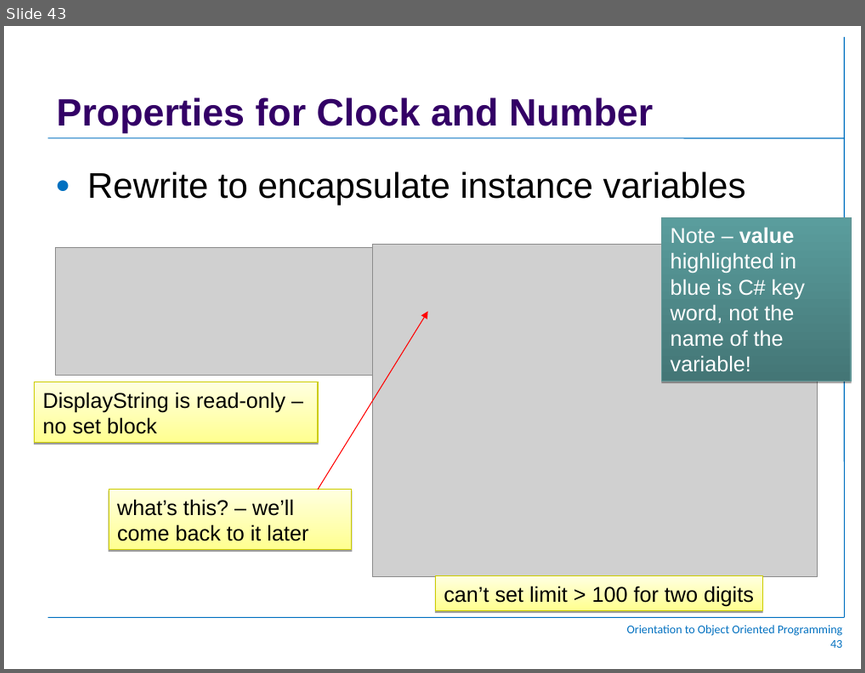
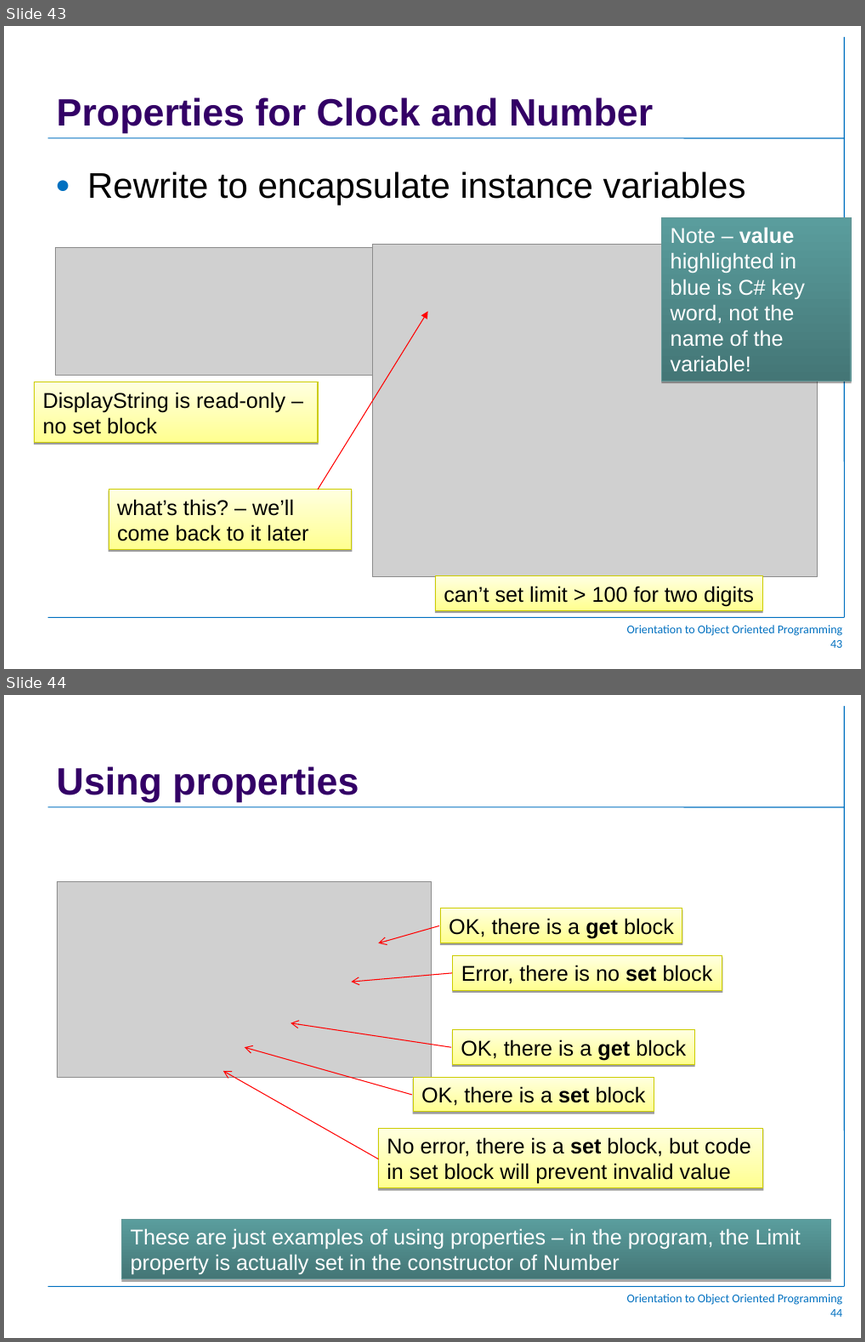
Before and after one commit to jhpaterson/LahtiOOP, a slide deck: OOP_lahti.ppt. Shown one above the other, each under a label of ours: slide 43 before the commit, slides 43 and 44 after it. The pictures are 865x673 and 865x1342 pixels, drawn with LibreOffice and Linux fonts; fonts in the diff are those of the drawing; grey boxes stand for pictures; background and template pictures are left out. Boxes give left, top, right and bottom in pixels: in the first picture for what was removed or moved away, otherwise in the second. Text is boxed around its words. In the diff, an @@ line names an element or a change of style, - is before the commit and + after.

```diff
--- a/OOP_lahti.ppt
+++ b/OOP_lahti.ppt
@@ slide 44 added at bbox=[4, 695, 861, 1338], background #FFFFFF; not listed: 3 template elements that a slide beside it also shows @@
@@ title added at bbox=[57, 766, 358, 802], 32 pt, text #330066, bold @@
+Using properties
@@ picture added at bbox=[57, 882, 431, 1077] @@
@@ rectangle added at bbox=[440, 908, 681, 942], fill gradient #FFFF90 to #FFFFE0, outline #CCCC00 0.74 pt, 18 pt, text #000000 @@
+OK, there is a get block
@@ arrow added from (439, 925) to (378, 942), #FF0000 0.74 pt @@
@@ arrow added from (452, 973) to (351, 981), #FF0000 0.74 pt @@
@@ rectangle added at bbox=[453, 955, 722, 990], fill gradient #FFFF90 to #FFFFE0, outline #CCCC00 0.74 pt, 18 pt, text #000000 @@
+Error, there is no set block
@@ arrow added from (451, 1047) to (291, 1023), #FF0000 0.74 pt @@
@@ arrow added from (412, 1095) to (244, 1047), #FF0000 0.74 pt @@
@@ rectangle added at bbox=[452, 1030, 693, 1064], fill gradient #FFFF90 to #FFFFE0, outline #CCCC00 0.74 pt, 18 pt, text #000000 @@
+OK, there is a get block
@@ arrow added from (378, 1158) to (223, 1071), #FF0000 0.74 pt @@
@@ rectangle added at bbox=[413, 1077, 653, 1111], fill gradient #FFFF90 to #FFFFE0, outline #CCCC00 0.74 pt, 18 pt, text #000000 @@
+OK, there is a set block
@@ rectangle added at bbox=[378, 1128, 763, 1188], fill gradient #FFFF90 to #FFFFE0, outline #CCCC00 0.74 pt, 18 pt, text #000000 @@
+No error, there is a set block, but code in set block will prevent invalid value
@@ rectangle added at bbox=[122, 1219, 831, 1278], fill gradient #447676 to #5A9D9D, outline #629797 0.74 pt, 18 pt, text #FFFFFF @@
+These are just examples of using properties – in the program, the Limit property is actually set in the constructor of Number
@@ text added at bbox=[627, 1293, 842, 1316], 10 pt, text #0070C0 @@
+Orientation to Object Oriented Programming
+44
```
Also in this commit, not shown: 2 slides changed.
